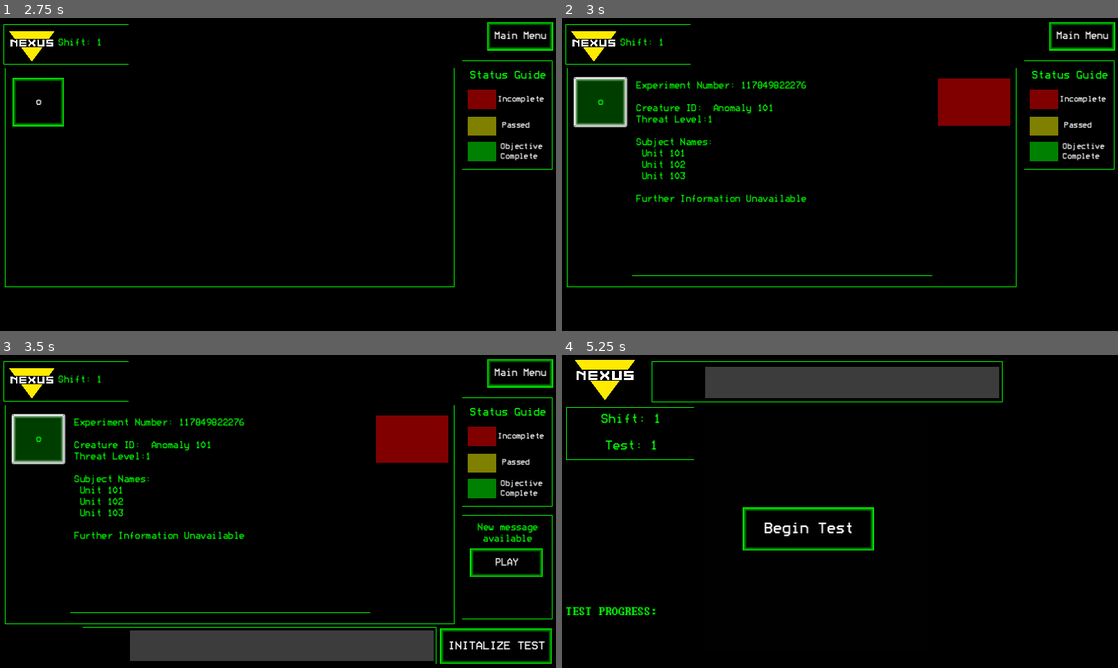
Above: before the commit, frames 1-4 (two rows, left to right).
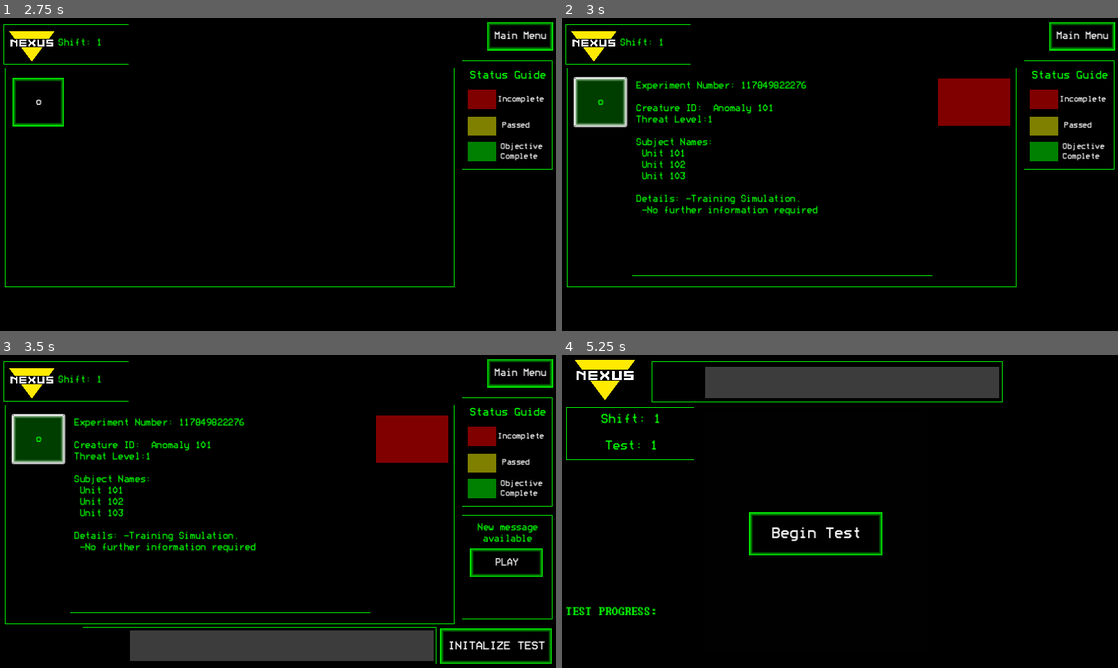
Above: after the commit, the same moments.

Repository: andrewpressman/MonsterManagement
Game: Godot game, scene res://Home Screen/MainMenu.tscn
Same seed, same stepped clock (60 frames per second), same inputs: the game is played once before the commit and once after it.
Inputs:
- Up to frame 1 (2.75 s): click "New Game" at 0.5 s; click "Main Menu" at 1.25 s; click "New Game" at 2 s
- Up to frame 2 (3 s): click "o" at 2.75 s
- Up to frame 3 (3.5 s): no input
- Up to frame 4 (5.25 s): click "PLAY" at 3.5 s; click "PLAY" at 4.25 s; click "INITALIZE TEST" at 5 s

Frame 1 is identical in both runs. In frame 2, 0.7% of the frame differs, in the area x 13-46%, y 56-64%; in frame 3, 0.7%; in frame 4, 1.8%, in the area x 32-58%, y 48-64%.

Commit message:
Added more lore information
Updated Godot version
Reworked anomaly names, added experiment details

Diff:
--- a/Game Screen.tscn
+++ b/Game Screen.tscn
@@ -186,9 +186,9 @@
 theme = ExtResource("3_nnqoy")
 theme_override_colors/font_pressed_color = Color(1, 1, 1, 1)
 theme_override_font_sizes/font_size = 20
+theme_override_styles/hover_pressed = ExtResource("6_ubtia")
+theme_override_styles/hover = ExtResource("6_ubtia")
 theme_override_styles/pressed = ExtResource("6_ubtia")
-theme_override_styles/hover = ExtResource("6_ubtia")
-theme_override_styles/hover_pressed = ExtResource("6_ubtia")
 text = " Calm"
 metadata/_edit_use_anchors_ = true
 
@@ -218,9 +218,9 @@
 theme = ExtResource("3_nnqoy")
 theme_override_colors/font_pressed_color = Color(1, 1, 1, 1)
 theme_override_font_sizes/font_size = 20
+theme_override_styles/hover_pressed = ExtResource("6_ubtia")
+theme_override_styles/hover = ExtResource("6_ubtia")
 theme_override_styles/pressed = ExtResource("6_ubtia")
-theme_override_styles/hover = ExtResource("6_ubtia")
-theme_override_styles/hover_pressed = ExtResource("6_ubtia")
 text = " Calm"
 metadata/_edit_use_anchors_ = true
 
@@ -252,9 +252,9 @@
 theme = ExtResource("3_nnqoy")
 theme_override_colors/font_pressed_color = Color(1, 1, 1, 1)
 theme_override_font_sizes/font_size = 20
+theme_override_styles/hover_pressed = ExtResource("6_ubtia")
+theme_override_styles/hover = ExtResource("6_ubtia")
 theme_override_styles/pressed = ExtResource("6_ubtia")
-theme_override_styles/hover = ExtResource("6_ubtia")
-theme_override_styles/hover_pressed = ExtResource("6_ubtia")
 text = " Calm"
 metadata/_edit_use_anchors_ = true
 
@@ -744,7 +744,6 @@
 script = ExtResource("9_3vj8r")
 
 [node name="StartGame" type="Panel" parent="."]
-visible = false
 offset_left = 295.0
 offset_top = 123.0
 offset_right = 756.0
@@ -753,14 +752,21 @@
 theme_override_styles/panel = SubResource("StyleBoxFlat_k77d0")
 
 [node name="Button" type="Button" parent="StartGame"]
-layout_mode = 0
-offset_left = 80.0
-offset_top = 193.0
-offset_right = 351.0
-offset_bottom = 282.0
+layout_mode = 1
+anchors_preset = 8
+anchor_left = 0.5
+anchor_top = 0.5
+anchor_right = 0.5
+anchor_bottom = 0.5
+offset_left = -138.0
+offset_top = -44.5
+offset_right = 138.0
+offset_bottom = 44.5
+grow_horizontal = 2
+grow_vertical = 2
 theme = ExtResource("3_nnqoy")
 theme_override_font_sizes/font_size = 31
-text = "Begin Test"
+text = " Begin Test "
 
 [node name="quit" type="Button" parent="."]
 offset_left = 951.0
--- a/Home Screen/MainMenu.tscn
+++ b/Home Screen/MainMenu.tscn
@@ -207,10 +207,9 @@
 offset_right = 430.0
 offset_bottom = 161.0
 theme_override_font_sizes/font_size = 20
+allow_reselect = true
 item_count = 2
-allow_reselect = true
 popup/item_0/text = "Full Screen"
-popup/item_0/id = 0
 popup/item_1/text = "Windowed"
 popup/item_1/id = 1
 
--- a/Level Select/Cases.gd
+++ b/Level Select/Cases.gd
@@ -1,9 +1,9 @@
 extends Panel
 
 func _ready():
-	$Level1/BigInfo/Label.text = SetExperimentNumber(1) + Space() + SetCreature(1) + "\n" + "Threat Level:" + str(GlobalVariables.CurrentLevel) + Space() + SetNames(1) + Space() + "Further Information Unavailable"
-	$Level2/BigInfo/Label.text = SetExperimentNumber(2) + Space() + SetCreature(2) + "\n" + "Threat Level:" + str(GlobalVariables.CurrentLevel) + Space() + SetNames(2) + Space() + "Further Information Unavailable"
-	$Level3/BigInfo/Label.text = SetExperimentNumber(3) + Space() + SetCreature(3) + "\n" + "Threat Level:" + str(GlobalVariables.CurrentLevel) + Space() + SetNames(3) + Space() + "Further Information Unavailable"
+	$Level1/BigInfo/Label.text = SetExperimentNumber(1) + Space() + SetCreature(1) + "\n" + "Threat Level:" + str(GlobalVariables.CurrentLevel) + Space() + SetNames(1) + Space() + SetDetails(1)
+	$Level2/BigInfo/Label.text = SetExperimentNumber(2) + Space() + SetCreature(2) + "\n" + "Threat Level:" + str(GlobalVariables.CurrentLevel) + Space() + SetNames(2) + Space() + SetDetails(2)
+	$Level3/BigInfo/Label.text = SetExperimentNumber(3) + Space() + SetCreature(3) + "\n" + "Threat Level:" + str(GlobalVariables.CurrentLevel) + Space() + SetNames(3) + Space() + SetDetails(3)
 
 #Sets test number based on Current level + random big nubmer cus fun
 func SetExperimentNumber(testNo : int):
@@ -25,8 +25,10 @@
 	#Level 5: REDACTED
 	if GlobalVariables.CurrentLevel < 5:
 		FinalString = FinalString + " Anomaly " + str(GlobalVariables.CurrentLevel) + "0" + str(testNo)
-		if GlobalVariables.CurrentLevel > 2:
+		if GlobalVariables.CurrentLevel == 3:
 			FinalString = FinalString + " : " + Lore.CreatureTypes[testNo - 1]
+		elif GlobalVariables.CurrentLevel == 4:
+			FinalString = FinalString + " : " + Lore.CreatureTypes[testNo + 2]
 	else:
 		FinalString = "REDACTED"
 
@@ -84,6 +86,47 @@
 
 	return FinalString
 
+func SetDetails(testNo: int):
+	var FinalString = "Details: "
+	match GlobalVariables.CurrentLevel:
+		1:
+			FinalString += "-Training Simulation.\n -No further information required"
+		2:
+			match testNo:
+				1:
+					FinalString += " Anomaly contained to a controlled test enviroment"
+				2:
+					FinalString += " Anomaly contained to a controlled test enviroment"
+				3:
+					FinalString += " Anomaly contained to a controlled test enviroment"
+		3:
+			match testNo:
+				1:
+					FinalString += " Anomaly located in corporate office. Prior to activation subjects reported unusual behavior, most likly caused by temporary possession by anomaly.o"
+				2:
+					FinalString += " Anomaly located in suburban household. Subjects experiened auditory halucinations and mild paranoia."
+				3:
+					FinalString += " Anomaly discovred at Univeristy Campus. Reports indicated non-luminous objects emitting light for varied periods."
+		4:
+			match testNo:
+				1:
+					FinalString += " Anomaly contained. Noted effects include alteration of localized air pressure across a limited enviroment. Strength and scale TBD"
+				2:
+					FinalString += " Anomaly contained. Process unknown, anomaly causes localized earthquakes irrelevate to proxminity to any fault line. Highest recorded magniture is 3.4"
+				3:
+					FinalString += " Anomaly contained. Anomaly directly interfaces with any device capable of storing, charging or discharging electricity. Objects do not require power for interaction, further study required"
+		5:
+			FinalString += "DATA CORRUPTED... 01000100 01100101 01110011 01110100 01110010 01101111 01111001 "
+			FinalString += 	"00100000 01101110 01100101 01111000 01110101 01110011 00100000 "
+			FinalString += 	"01100010 01110010 01100101 01100001 01101011 00100000 01110100 "
+			FinalString += 	"01101000 01100101 00100000 01100011 01101000 01100001 01101001 "
+			FinalString += 	"01101110 01110011 00100000"
+		_:
+			FinalString += "FURTHER INFORMATION UNAVAILABLE"
+
+	return FinalString
+
+
 #add 2 line breaks
 func Space():
 	return "\n\n"
--- a/Level Select/Level Select Screen.tscn
+++ b/Level Select/Level Select Screen.tscn
@@ -174,7 +174,6 @@
 text = "Experiment 1"
 horizontal_alignment = 1
 vertical_alignment = 1
-metadata/_edit_use_anchors_ = true
 
 [node name="BigInfo" type="Panel" parent="Cases/Level1"]
 visible = false
@@ -198,6 +197,7 @@
 Anomaly Classification:
 
 Threat Level:"
+autowrap_mode = 3
 
 [node name="Status" type="Panel" parent="Cases/Level1"]
 offset_left = 778.0
@@ -272,6 +272,7 @@
 Anomaly Classification:
 
 Threat Level:"
+autowrap_mode = 3
 
 [node name="Status" type="Panel" parent="Cases/Level2"]
 offset_left = 775.0
@@ -346,6 +347,7 @@
 Anomaly Classification:
 
 Threat Level:"
+autowrap_mode = 3
 
 [node name="Status" type="Panel" parent="Cases/Level3"]
 offset_left = 774.0
--- a/Level Select/experiment_details.gd
+++ b/Level Select/experiment_details.gd
@@ -1,6 +1,6 @@
 extends Node
 
-var CreatureTypes = ["Phantom", "Wraith", "Shade", "Wendigo", "Mutant", "OctoPod"]
+var CreatureTypes = ["Spectral", "Auditory", "Luminous", "Vortex", "Tectonic", "Electromagnetic"]
 
 var Subject1Names = ["Jacob S.", "Kathryn B.", "Liam Z."]
 var Subject2Names = ["Olivia M.", "Noah E.", "Mia Q."]
--- a/project.godot
+++ b/project.godot
@@ -12,7 +12,7 @@
 
 config/name="MonsterManagement"
 run/main_scene="res://Home Screen/MainMenu.tscn"
-config/features=PackedStringArray("4.2", "Forward Plus")
+config/features=PackedStringArray("4.3", "Forward Plus")
 config/icon="res://icon.svg"
 
 [autoload]
Not shown: 1 places in Level Select/Level Select Screen.tscn that only renumber resources
Not shown, changed: export_presets.cfg
